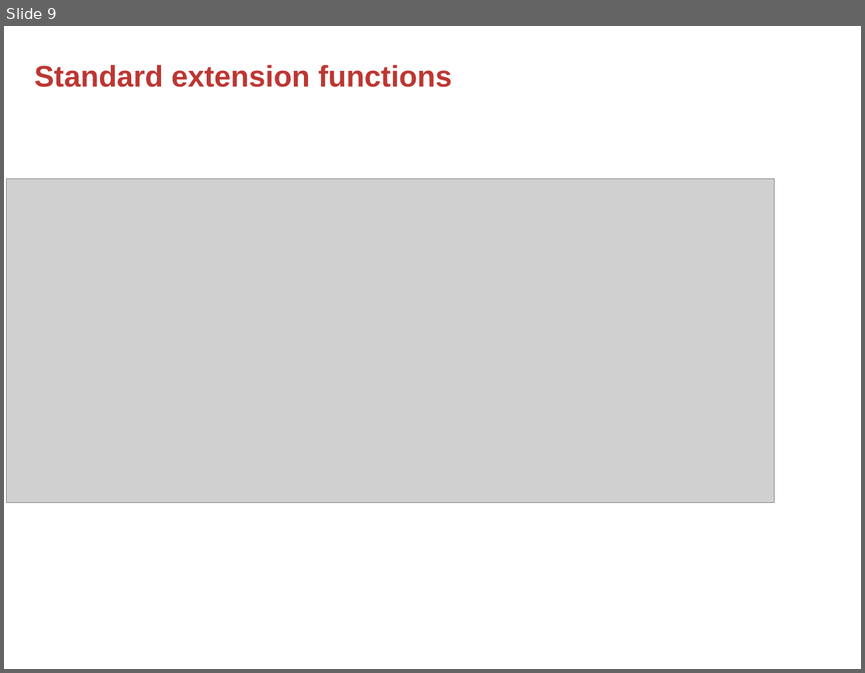
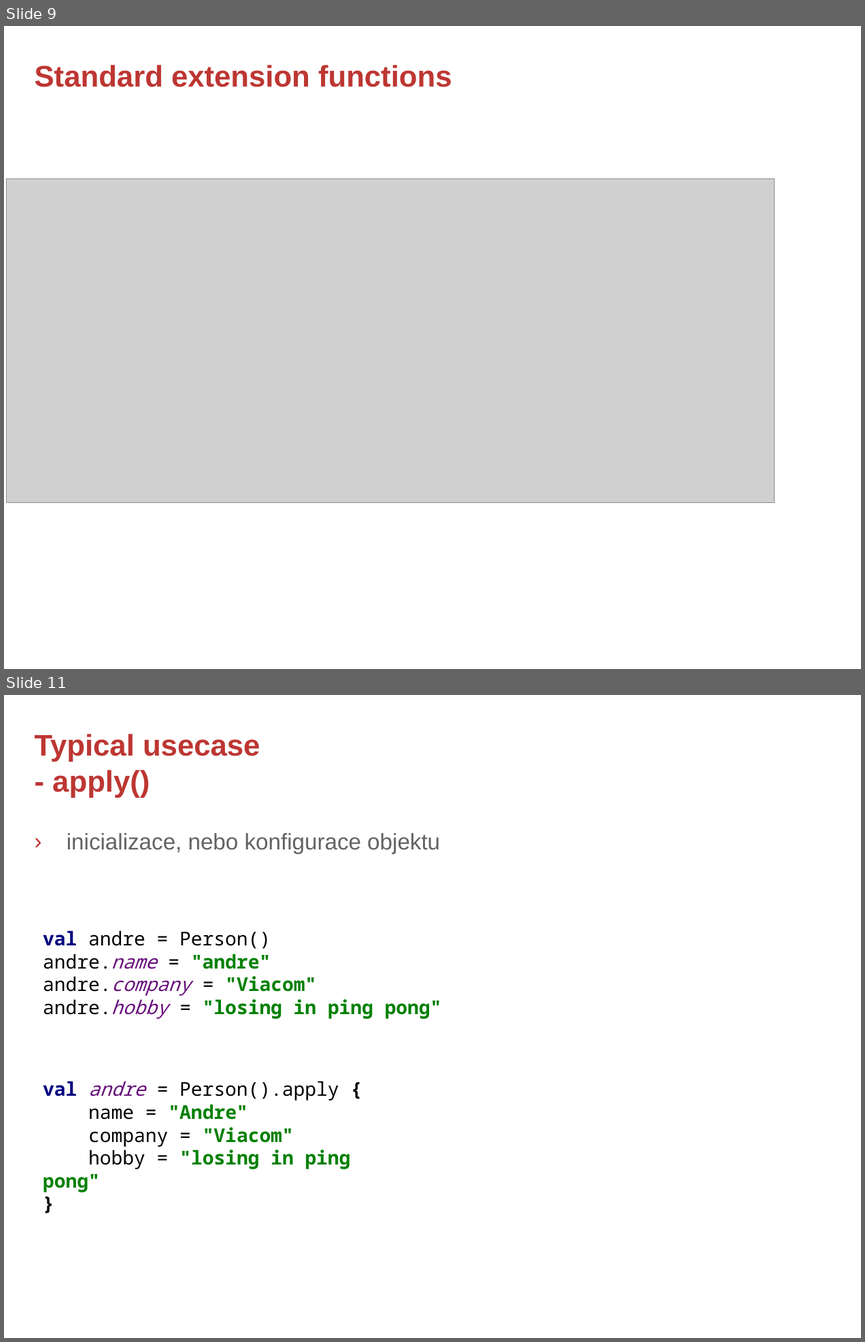
Before and after one commit to rokusjar/KotlinSkoleni, a slide deck: slides/Kotlin - 4. Standard Extension Functions.pptx. Shown one above the other, each under a label of ours: slide 9 before the commit, slides 9 and 11 after it; the slides between them are not shown. The pictures are 865x673 and 865x1342 pixels, drawn with LibreOffice and Linux fonts; fonts in the diff are those of the drawing; grey boxes stand for pictures; background and template pictures are left out. Boxes give left, top, right and bottom in pixels: in the first picture for what was removed or moved away, otherwise in the second. Text is boxed around its words. In the diff, an @@ line names an element or a change of style, - is before the commit and + after.

Commit message:
kotlin advanced - extension function typical usecase slides added

```diff
--- a/slides/Kotlin - 4. Standard Extension Functions.pptx
+++ b/slides/Kotlin - 4. Standard Extension Functions.pptx
@@ slide 11 added at bbox=[4, 695, 861, 1338], background #FFFFFF @@
@@ title added at bbox=[35, 734, 260, 797], 25 pt, text #BD3632, bold @@
+Typical usecase
+- apply()
@@ text added at bbox=[67, 833, 440, 854], 19 pt, text #616365 @@
+› inicializace, nebo konfigurace objektu
@@ text added at bbox=[43, 930, 442, 1019], 16 pt, text #000000 @@
+val andre = Person()
+andre.name = "andre"
+andre.company = "Viacom"
+andre.hobby = "losing in ping pong"
@@ text added at bbox=[43, 1081, 351, 1192], 16 pt, text #000000 @@
+val andre = Person().apply {
+name = "Andre"
+company = "Viacom"
+hobby = "losing in ping pong"
+}
@@ page number added at bbox=[795, 1293, 844, 1310], 12 pt, text #FFFFFF, bold @@
+11
```
Also in this commit, not shown: 4 other slides added.
